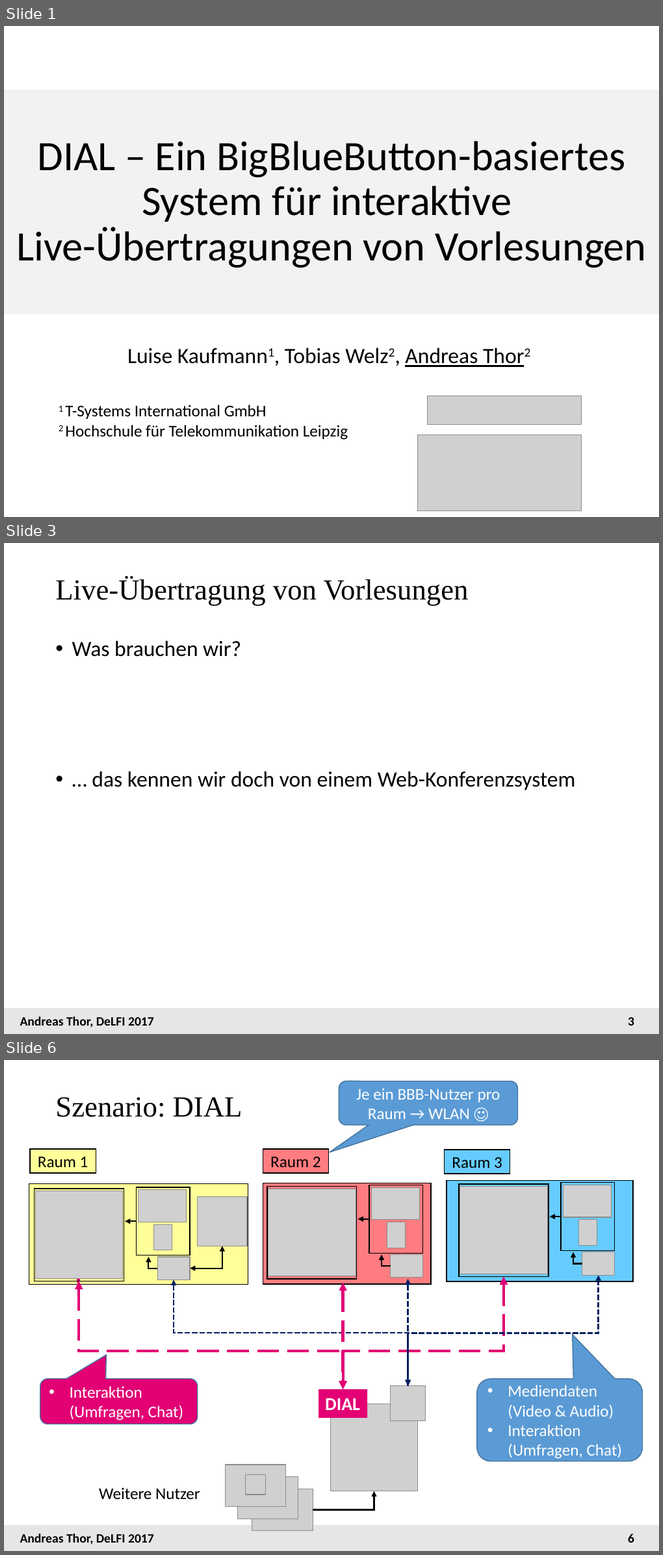
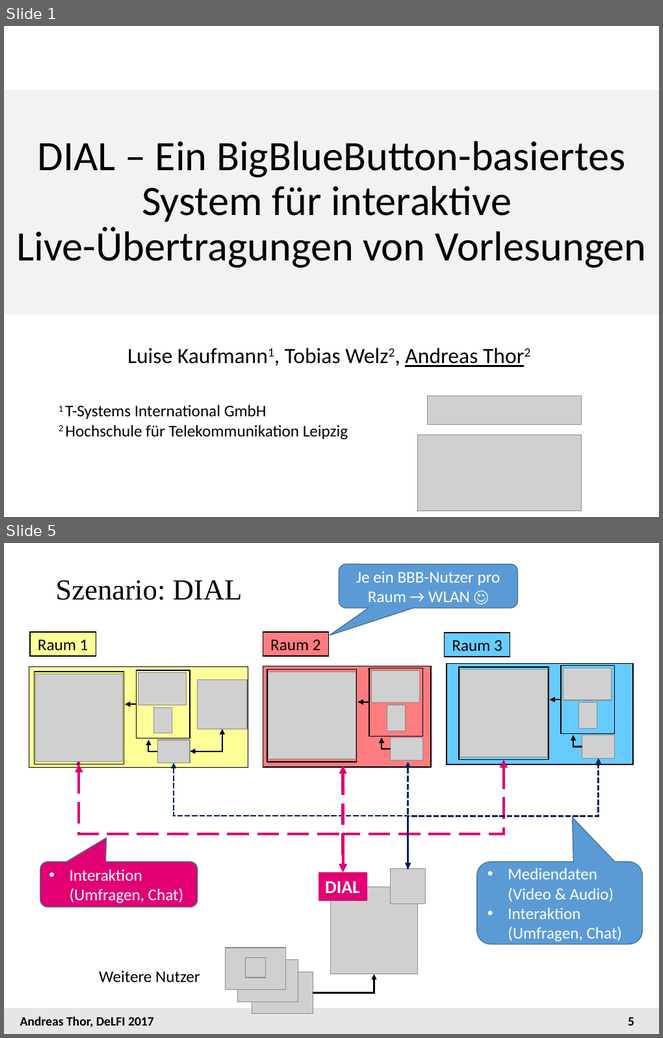
Before and after one commit to andreas-thor/papers, a slide deck: DIAL/DIAL_Delfi_2017_Vortrag.pptx. Shown one above the other, each under a label of ours: slides 1, 3 and 6 before the commit, slides 1 and 5 after it; the slides between them are not shown. The pictures are 663x1555 and 663x1038 pixels, drawn with LibreOffice and Linux fonts; fonts in the diff are those of the drawing; grey boxes stand for pictures; background and template pictures are left out. Boxes give left, top, right and bottom in pixels: in the first picture for what was removed or moved away, otherwise in the second. Text is boxed around its words. In the diff, an @@ line names an element or a change of style, - is before the commit and + after.

```diff
--- a/DIAL/DIAL_Delfi_2017_Vortrag.pptx
+++ b/DIAL/DIAL_Delfi_2017_Vortrag.pptx
@@ slide 3 removed at (x1=4, y1=543, x2=659, y2=1034), background #FFFFFF; not listed: 3 template elements that a slide beside it also shows @@
@@ title removed at (x1=55, y1=577, x2=469, y2=606) @@
-Live-Übertragung von Vorlesungen
@@ text removed at (x1=72, y1=641, x2=576, y2=791) @@
-• Was brauchen wir?
-• … das kennen wir doch von einem Web-Konferenzsystem
@@ what was slide 6 is now slide 5 @@
@@ page number at (x1=628, y1=1017, x2=634, y2=1026): text changed @@
-6
+5
```
Also in this commit, not shown: 4 slides changed.
